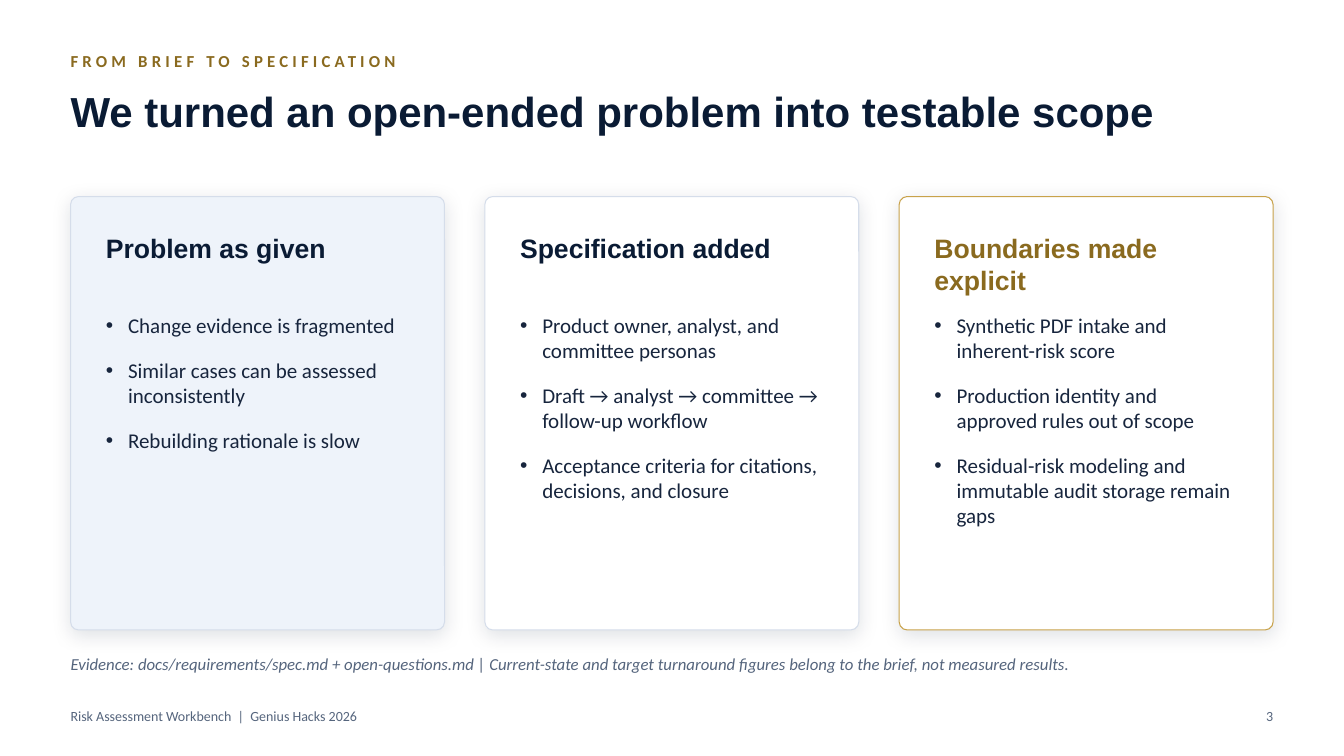
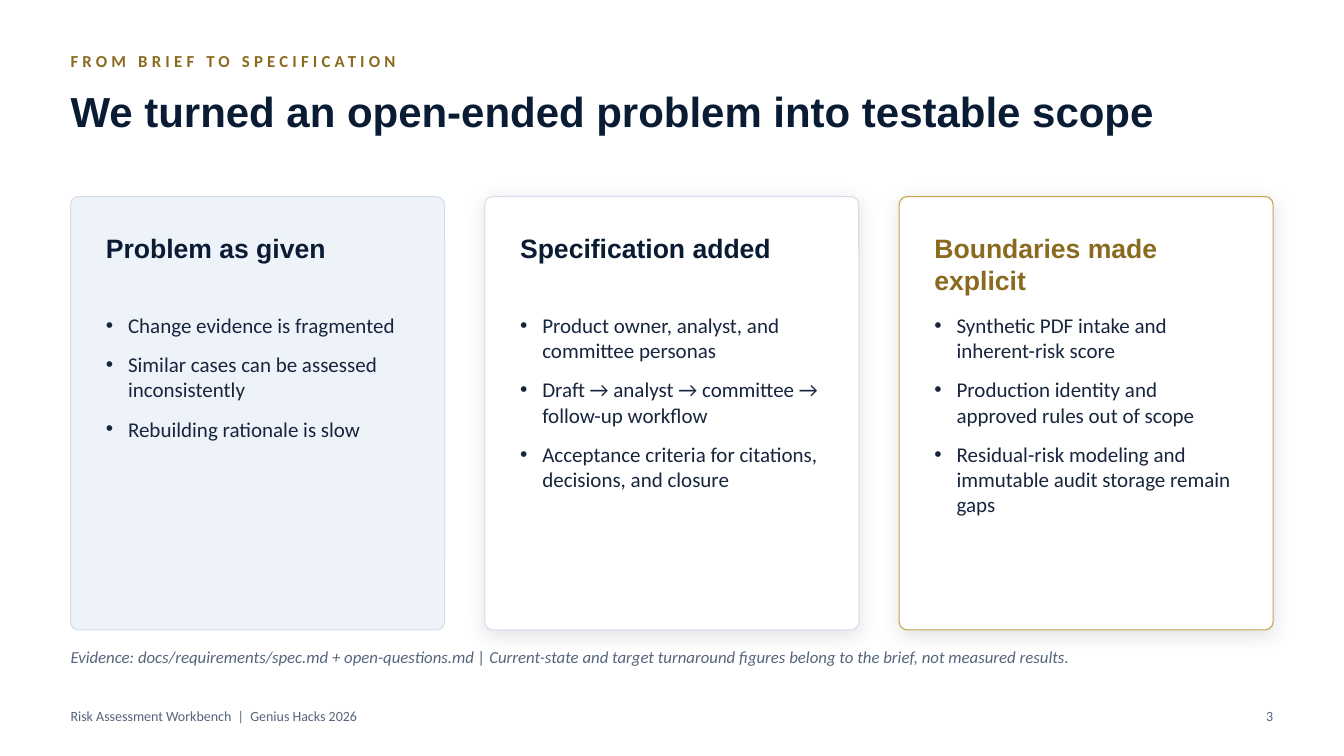
Before and after one commit to ebtenorio-myridius/geniushack3, a slide deck: slide 3 of docs/presentation/Risk_Assessment_Workbench_Genius_Hacks_2026.pptx. Drawn at 1344x756 pixels with LibreOffice and Linux fonts; fonts in the diff are those of the drawing. Boxes give left, top, right and bottom in pixels: in the first picture for what was removed or moved away, otherwise in the second. Text is boxed around its words. In the diff, an @@ line names an element or a change of style, - is before the commit and + after.

```diff
--- a/docs/presentation/Risk_Assessment_Workbench_Genius_Hacks_2026.pptx
+++ b/docs/presentation/Risk_Assessment_Workbench_Genius_Hacks_2026.pptx
@@ less space between paragraphs in 3 elements at (x1=128, y1=318, x2=394, y2=441), (x1=542, y1=318, x2=818, y2=490), (x1=957, y1=318, x2=1230, y2=516) @@
@@ text "Evidence: docs/requirements/spec.md + open-questions.md | ..." at (x1=71, y1=651, x2=1069, y2=666): vertical alignment middle to top @@
```
Also in this commit, not shown: 3 other slides changed, 3 other files.
